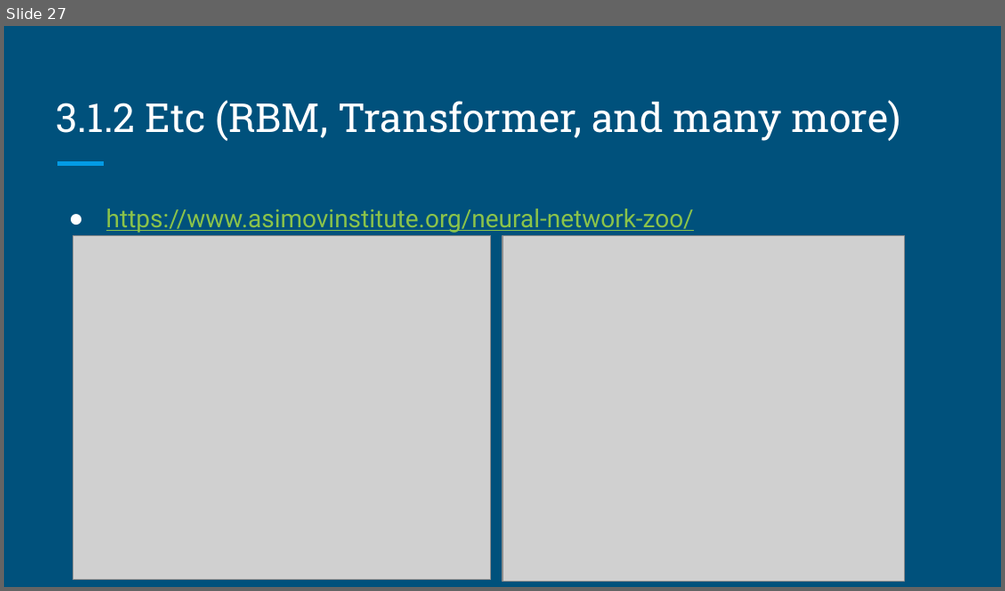
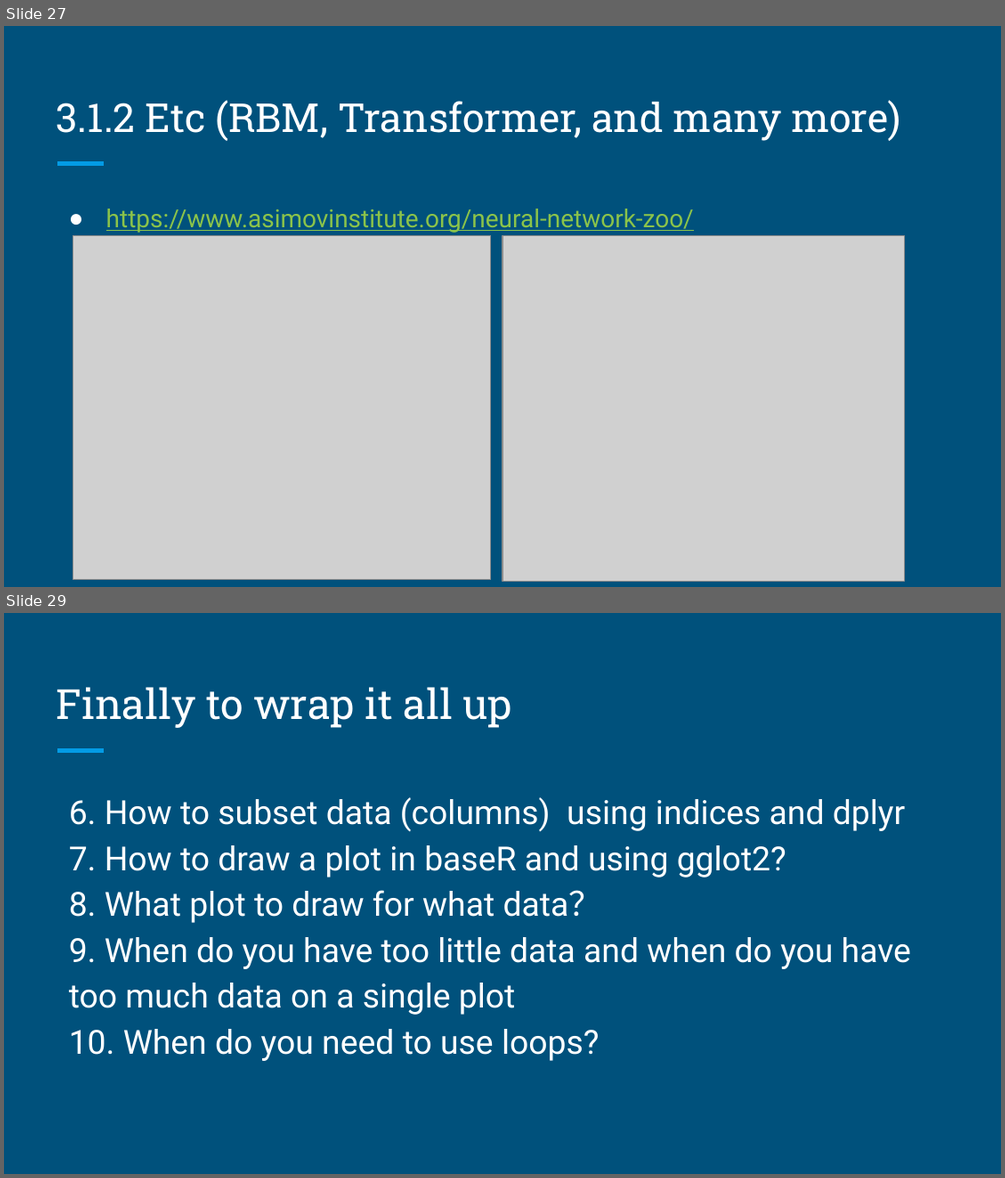
Before and after one commit to brandonyph/APB-Workshop-DataAnalyticsEssentials, a slide deck: Week7-Model-Basics-Building/Week 7-Model Basics and Building.pptx. Shown one above the other, each under a label of ours: slide 27 before the commit, slides 27 and 29 after it; the slides between them are not shown. The pictures are 1005x591 and 1005x1178 pixels, drawn with LibreOffice and Linux fonts; fonts in the diff are those of the drawing; grey boxes stand for pictures. Boxes give left, top, right and bottom in pixels: in the first picture for what was removed or moved away, otherwise in the second. Text is boxed around its words. In the diff, an @@ line names an element or a change of style, - is before the commit and + after.

```diff
--- a/Week7-Model-Basics-Building/Week 7-Model Basics and Building.pptx
+++ b/Week7-Model-Basics-Building/Week 7-Model Basics and Building.pptx
@@ slide 29 added at [4, 613, 1001, 1174], background #00517C; not listed: 1 template element that a slide beside it also shows @@
@@ title added at [57, 687, 512, 728], 30 pt, text #FFFFFF @@
+Finally to wrap it all up
@@ text added at [69, 797, 911, 1061], 24 pt, text #FFFFFF @@
+6. How to subset data (columns) using indices and dplyr
+7. How to draw a plot in baseR and using gglot2?
+8. What plot to draw for what data？
+9. When do you have too little data and when do you have too much data on a single plot
+10. When do you need to use loops?
```
Also in this commit, not shown: 2 other slides added.
